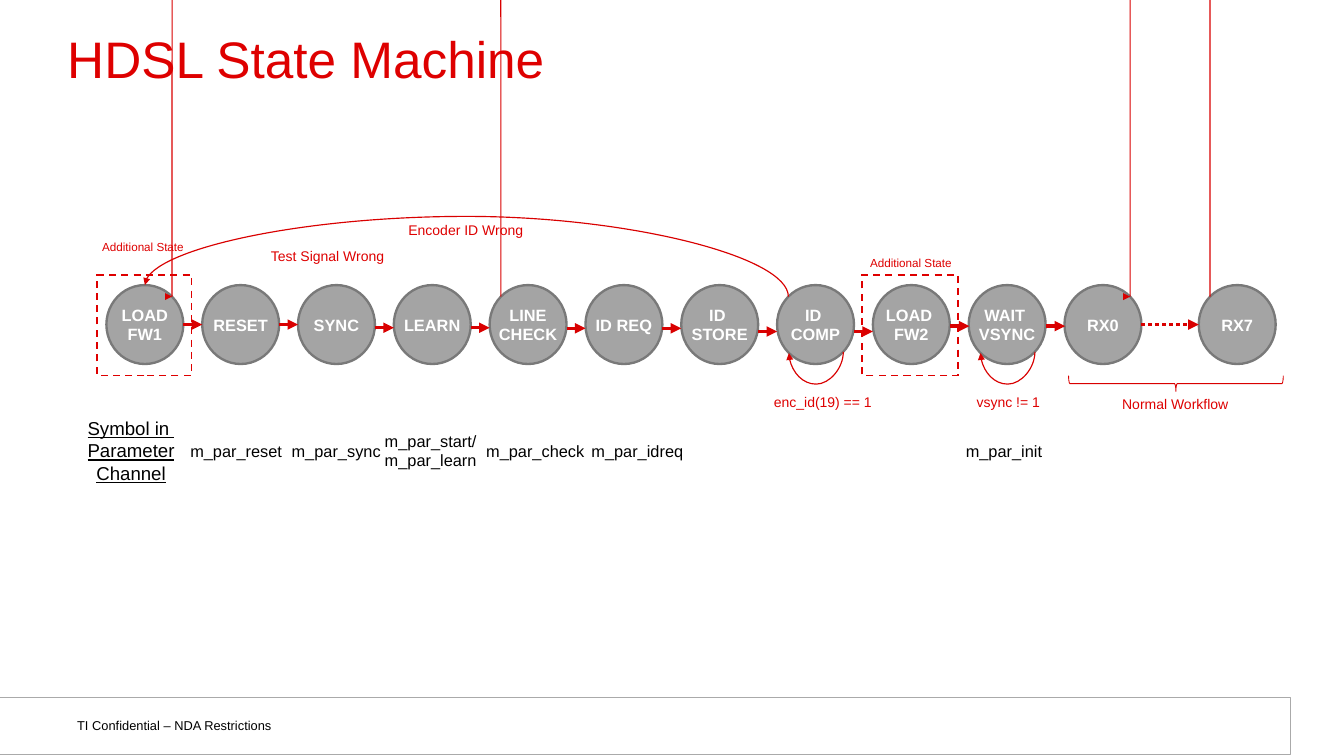
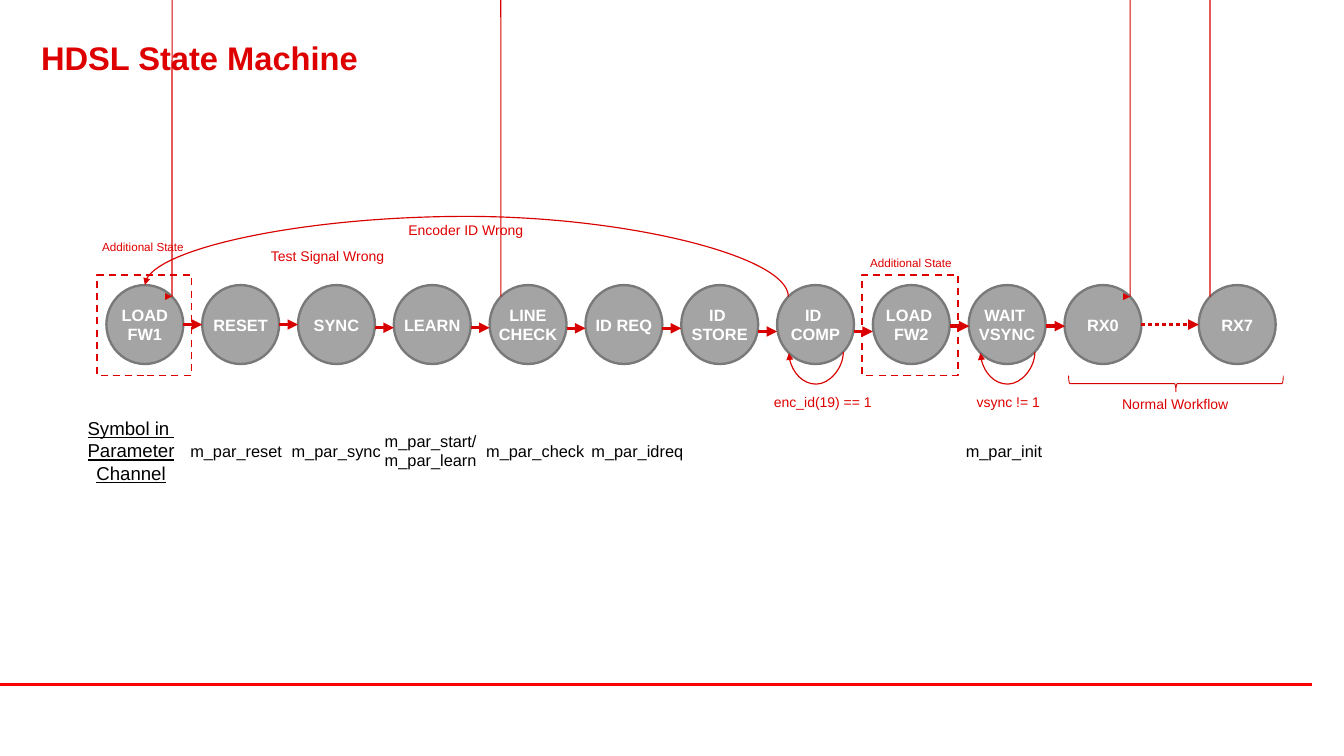
Before and after one commit to TexasInstruments/motor-control-sdk, a slide deck: slide 4 of docs_src/docs/api_guide/images/images.pptx (slide 6 before the commit). Drawn at 1344x756 pixels with LibreOffice and Linux fonts; fonts in the diff are those of the drawing; background and template pictures are left out. Boxes give left, top, right and bottom in pixels: in the first picture for what was removed or moved away, otherwise in the second. Text is boxed around its words. In the diff, an @@ line names an element or a change of style, - is before the commit and + after.

```diff
--- a/docs_src/docs/api_guide/images/images.pptx
+++ b/docs_src/docs/api_guide/images/images.pptx
@@ title "HDSL State Machine": place and size @@
-title "HDSL State Machine" at bbox=[67, 37, 544, 88]
+title "HDSL State Machine" at bbox=[41, 44, 358, 76]
@@ title "HDSL State Machine" at bbox=[41, 44, 358, 76]: size 44 to 28 pt, bold on; line spacing 0.9 to 0.85 @@
@@ line added from (0, 685) to (1312, 685), #FF0000 2.25 pt @@
@@ rectangle removed at bbox=[0, 697, 1291, 754] @@
@@ rectangle removed at bbox=[6, 697, 1290, 748] @@
@@ text removed at bbox=[77, 720, 271, 730] @@
-TI Confidential – NDA Restrictions
```
Also in this commit, not shown: 5 other slides changed, 5 slides added, 33 other files.
